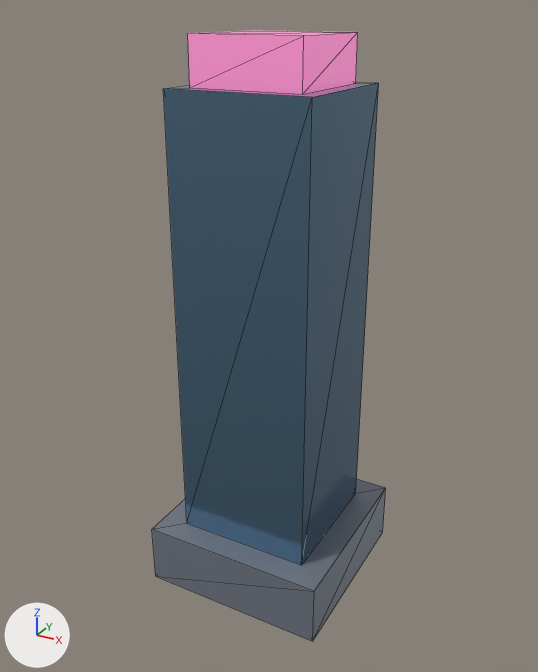
One commit to the glTF model public/models/city/skyscraper.glb: the scene before it, then after it.
Rendered twice from a 50 mm camera at (30.5, -56.6, 53.8) aimed at (-0.4, -0.4, 25.6). The axes (+X, +Y, +Z) are drawn at lower left. The lights are the same throughout. The picture after the commit comes second. Mesh edges are drawn as thin lines. Vertices at exactly the same position are counted once.

Objects in the first picture: 'crown', 'podium', 'tower'.
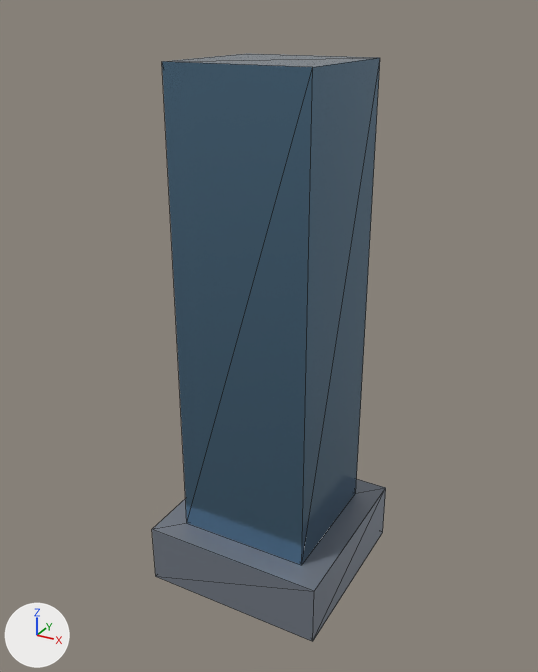
What changed in the scene script:
```text
Change me_tower:
    used by ob_tower; location = (0.0, 0.0, 0.0)
    remove me_tower.from_pydata(...)  # 8 vertices, 12 faces; spans x -6.5..6.5, y -6.5..6.5, z 6.0..48.0
    add me_tower.from_pydata(...)  # 8 vertices, 12 faces; spans x -6.5..6.5, y -6.5..6.5, z 6.0..50.0
    me_tower part 1: the whole mesh is scaled about its middle by (1, 1, 1.05), then moved by (0.0, 0.0, 1.0)
Remove ob_crown:
    ob_crown = bpy.data.objects.new('crown', me_crown)
    ob_crown.location = (0.0, 0.0, 0.0)
```

Boxes [x1, y1, x2, y2] around the edits, measured in the pictures (538 x 672 px):
'tower', rescaled
    before: [163, 81, 379, 565]
    after: [162, 53, 380, 565]
'crown', deleted (pink)
    before: [188, 30, 358, 94]
